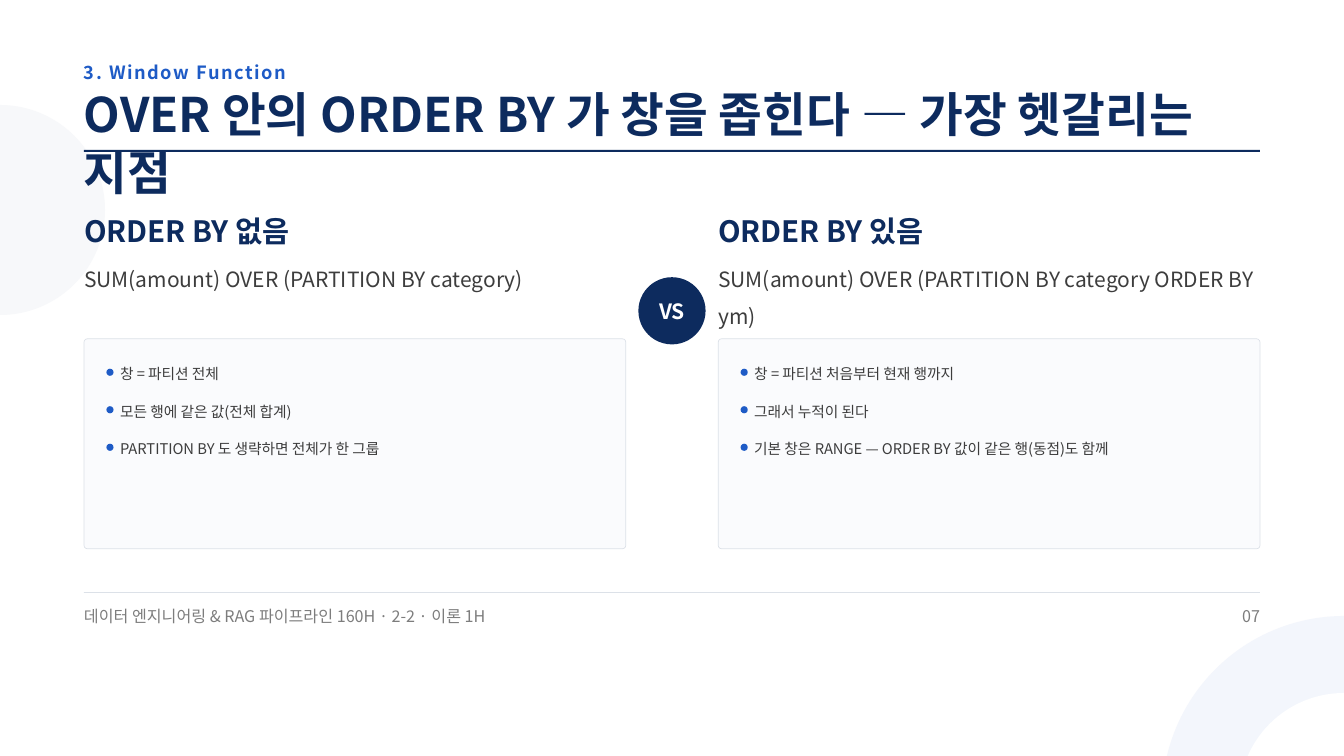
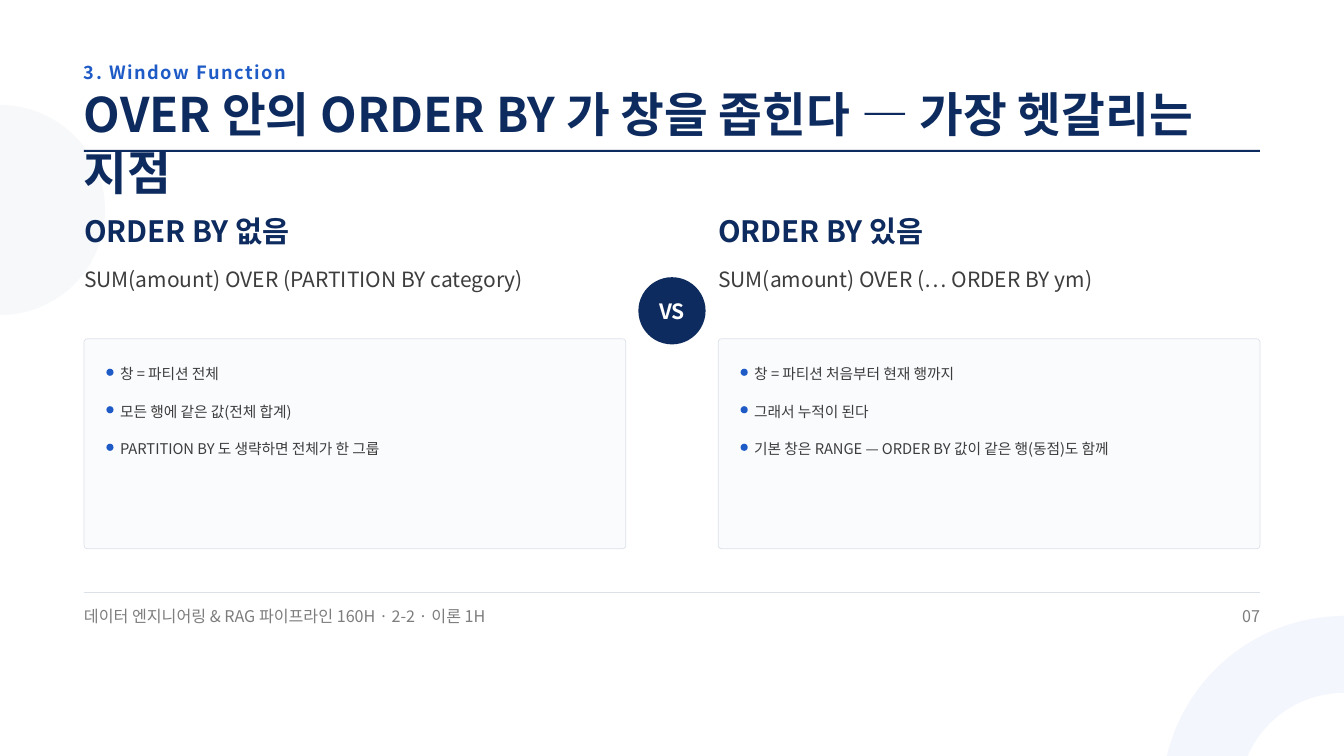
Before and after one commit to aebonlee/materials, a slide deck: slide 7 of data-eng/decks/w2d2s1.pptx. Drawn at 1344x756 pixels with LibreOffice and Linux fonts; fonts in the diff are those of the drawing. Boxes give left, top, right and bottom in pixels: in the first picture for what was removed or moved away, otherwise in the second. Text is boxed around its words. In the diff, an @@ line names an element or a change of style, - is before the commit and + after.

```diff
--- a/data-eng/decks/w2d2s1.pptx
+++ b/data-eng/decks/w2d2s1.pptx
@@ text at box(718, 270, 1093, 292): text changed @@
-SUM(amount) OVER (PARTITION BY category ORDER BY ym)
+SUM(amount) OVER (… ORDER BY ym)
```
Also in this commit, not shown: 1 other slide changed, 9 other files.
